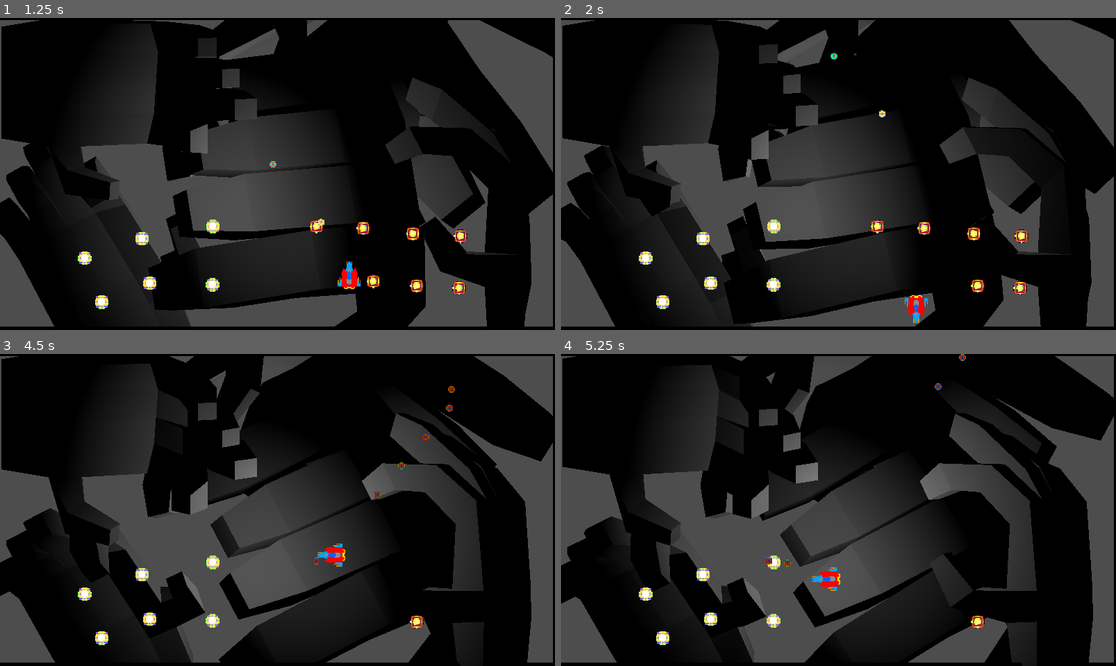
Above: before the commit, frames 1-4 (two rows, left to right).
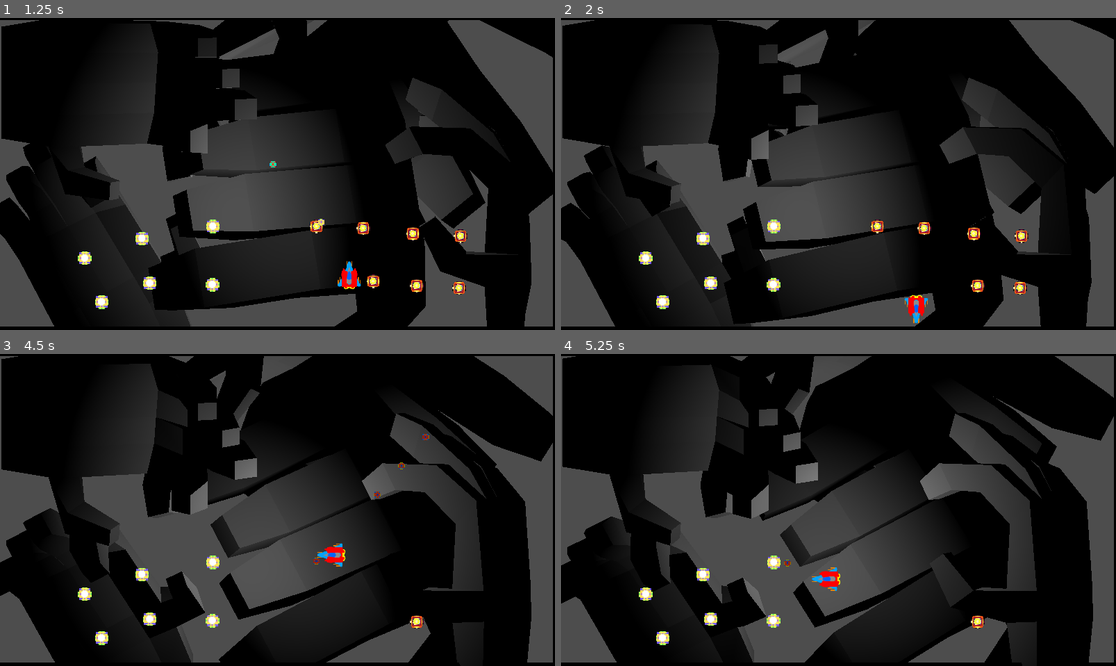
Above: after the commit, the same moments.

Repository: gamkedo-la/AttackStackCharlie
Game: Godot game, scene res://MainPlay.tscn
Same seed, same stepped clock (60 frames per second), same inputs: the game is played once before the commit and once after it.
Inputs:
- Up to frame 1 (1.25 s): hold D (move right) from 0.53 s (still down); hold Space (shoot) from 0.53 s (still down)
- Up to frame 2 (2 s): release D (move right) at 1.28 s; release Space (shoot) at 1.28 s; hold S (move down) from 1.28 s (still down); tap Space (shoot) at 1.35 s
- Up to frame 3 (4.5 s): release S (move down) at 2.03 s; hold D (move right) 2.03-2.78 s; hold Space (shoot) 2.03-2.78 s; hold W (move up) 2.78-3.53 s; tap Space (shoot) at 2.85, 4.35 s; hold Space (shoot) 3.53-4.28 s; hold A (move left) from 3.53 s (still down)
- Up to frame 4 (5.25 s): release A (move left) at 5.03 s; hold S (move down) from 5.03 s (still down); hold Space (shoot) from 5.03 s (still down)

Frame 1 is identical in both runs. In frame 2, less than 0.1% of the frame differs, in the area x 48-59%, y 11-32%; in frame 3, less than 0.1%; in frame 4, less than 0.1%, in the area x 36-73%, y 0-68%.

Commit message:
Shot range being upgradeable WIP

Diff:
--- a/Player/player.gd
+++ b/Player/player.gd
@@ -11,6 +11,8 @@
 const LEVEL_TYPE = preload("res://Globals/level_type_enum.gd").LevelType
 var LEVEL_TYPE_LIST = LEVEL_TYPE.keys()
 const ROF = 0.2
+const BASE_SHOT_LIFE = 0.45
+const EXTRA_SHOT_LIFE_INCREMENT = 0.2
 
 # Can be split too if needed. Potentially inside the dictionary
 # If leveling up logic becomes more complex, it could be extracted to an object
@@ -20,6 +22,7 @@
 var shot_levels_dict = {
 	ROF = 0,
 	SPLIT = 0, # This means that we need to add a + 1 later. The price of the generic implementation of MAX_LEVELS. We may need to customize them in the end.
+	RANGE = 0,
 }
 
 var lastShotTime = 0.0
@@ -62,10 +65,10 @@
 
 
 func fire():
-	print("get_time ", get_time())
-	print("lastShotTime ", lastShotTime)
-	print("get_time - lastShotTime ", get_time() - lastShotTime)
-	print("ROF * (SHOT_LEVELS-shotLev) ", ROF * (MAX_LEVELS-shot_levels_dict[LEVEL_TYPE_LIST[LEVEL_TYPE.ROF]]))
+	# print("get_time ", get_time())
+	# print("lastShotTime ", lastShotTime)
+	# print("get_time - lastShotTime ", get_time() - lastShotTime)
+	# print("ROF * (SHOT_LEVELS-shotLev) ", ROF * (MAX_LEVELS-shot_levels_dict[LEVEL_TYPE_LIST[LEVEL_TYPE.ROF]]))
 	if get_time() - lastShotTime < ROF * (MAX_LEVELS-shot_levels_dict[LEVEL_TYPE_LIST[LEVEL_TYPE.ROF]]):
 		return
 	lastShotTime = get_time()
@@ -73,7 +76,9 @@
 		var xOffset = (shot_levels_dict[LEVEL_TYPE_LIST[LEVEL_TYPE.SPLIT]]-1.0)/2.0
 		var shot = shotBasic.instantiate();
 		get_tree().root.add_child(shot);
-		shot.activateShot(shot_levels_dict[LEVEL_TYPE_LIST[LEVEL_TYPE.ROF]], shipFacing);
+		shot.activateShot(shot_levels_dict[LEVEL_TYPE_LIST[LEVEL_TYPE.ROF]],
+			BASE_SHOT_LIFE + 2 * EXTRA_SHOT_LIFE_INCREMENT,
+			shipFacing);
 		var shotSweepEdgeL = Vector2.LEFT
 		var shotSweepEdgeR = Vector2.RIGHT
 		if shipFacing == Vector2.LEFT || shipFacing == Vector2.RIGHT:
--- a/PlayerShots/ShotBasic.gd
+++ b/PlayerShots/ShotBasic.gd
@@ -10,18 +10,18 @@
 @onready var sprite3 = get_node(sprite3_path) as Node2D
 
 const SHOT_SPEED = 300
-const REMOVE_TIMER = 3
 var timeAlive = 0.0
 var moveDir = Vector2.ZERO;
 
-func activateShot(useSprite: int, direction: Vector2):
+func activateShot(useSprite: int, lifeSpan:float, direction: Vector2):
 	sprite1.visible = (useSprite == 0)
 	sprite2.visible = (useSprite == 1)
 	sprite3.visible = (useSprite == 2)
+	timeAlive = lifeSpan
 	moveDir = direction
 
 func _physics_process(delta):
 	position += moveDir * delta * SHOT_SPEED
-	timeAlive += delta
-	if timeAlive > REMOVE_TIMER:
+	timeAlive -= delta
+	if timeAlive < 0:
 		queue_free()
